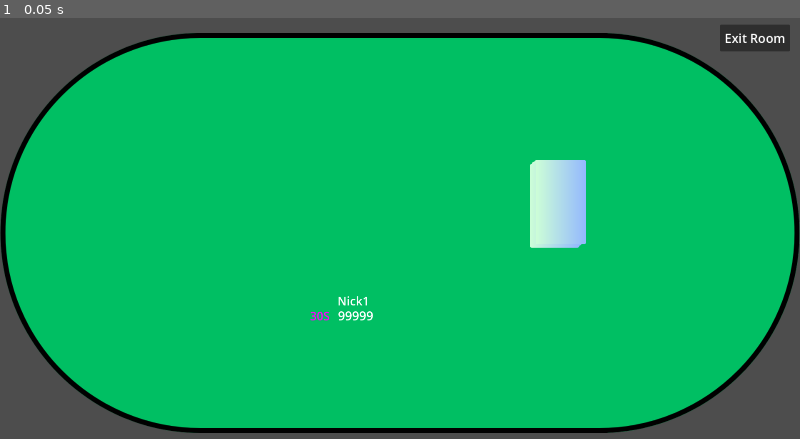
Above: before the commit, frame 1.
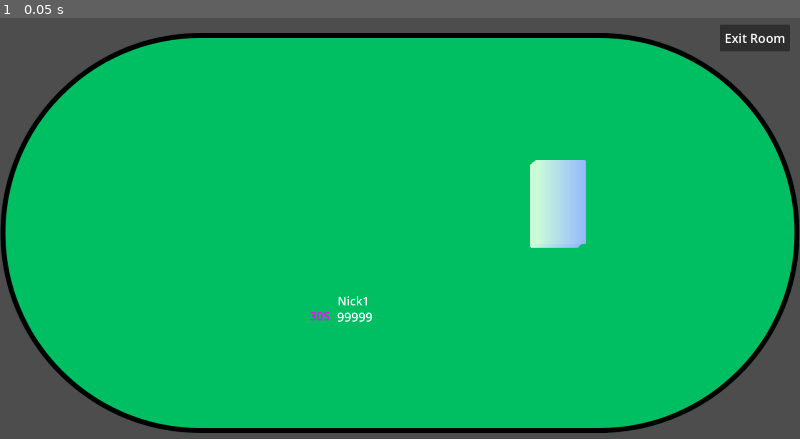
Above: after the commit, the same moment.

Repository: jo-jordan/Holdem
Game: Godot game, scene res://nodes/Room.tscn
Two runs of this game, one before a commit and one after it. Both use one fixed random seed, a clock stepped at 60 frames per second and the inputs below. This scene is started directly instead of the project's main scene.
Inputs:
- Up to frame 1 (0.05 s): no input

The runs differ from the first frame. In frame 1, less than 0.1% of the frame differs, in the area x 42-47%, y 69-73%.

Commit message:
feat: server

Diff:
--- a/Main.gd
+++ b/Main.gd
@@ -1,8 +1,8 @@
 extends Node
 
 # The URL we will connect to
-# prod https://holdem-auth.edgeless.me/login
-# local http://192.168.3.2:8887/login
+# prod "https://holdem-auth.edgeless.me/login"
+# local "http://192.168.3.2:8887/login"
 var http_auth_url = "http://192.168.3.2:8887/login"
 
 
@@ -152,4 +152,5 @@
 func _on_login_dialog_confirmed():
 	$LoginDialog.get_ok_button().visible = false
 	$LoginDialog.visible = true
+	Global.username = $LoginDialog/UsernameText.text
 	_login()
--- a/Room.gd
+++ b/Room.gd
@@ -12,43 +12,6 @@
 		seatDest.get_node("Position").text = str(player["position"])
 
 
-func get_player_list() -> Array[Variant]:
-	return [
-		Player.new(1, "test1", 1, true), \
-		Player.new(2, "test2", 2), \
-		Player.new(3, "test3", 3), \
-		Player.new(4, "test4", 4), \
-		Player.new(5, "test5", 5), \
-		Player.new(6, "test6", 6), \
-	];
-
-
-func deal_flop():
-	var deck = DeckUtils.new()
-	var cardsToDealNode: CardsToDeal = get_node("CardsToDeal")
-	var cardsOnDeck = get_node("CardsOnDeck")
-	var delay = 7.0
-	for times in range(0, 3):
-		var cardIndex = deck.deal()
-		cardsToDealNode.deal_flop_card(cardIndex, cardsOnDeck, delay)
-		delay += 0.5
-
-func deal_turn():
-	var deck = DeckUtils.new()
-	var cardsToDealNode: CardsToDeal = get_node("CardsToDeal")
-	var cardsOnDeck = get_node("CardsOnDeck")
-	var delay = 9.0
-	var cardIndex = deck.deal()
-	cardsToDealNode.deal_turn_card(cardIndex, cardsOnDeck, delay)
-
-func deal_river():
-	var deck = DeckUtils.new()
-	var cardsToDealNode: CardsToDeal = get_node("CardsToDeal")
-	var cardsOnDeck = get_node("CardsOnDeck")
-	var delay = 10.0
-	var cardIndex = deck.deal()
-	cardsToDealNode.deal_river_card(cardIndex, cardsOnDeck, delay)
-
 func _update_room_info(roomInfo):
 	Global.playerList = roomInfo["playerInfoList"]
 	Global.roomName = roomInfo["roomName"]
@@ -64,9 +27,20 @@
 func _on_game_ready(data):
 	print("_on_game_ready: ", data)
 
-func _on_game_start(_data):
+func _on_game_start(data):
 	$Popup.visible = true
 	$Popup/Label.text = "GAME START!"
+	print("_on_game_start: ", data)
+	var seatList: Array[Node] = get_node("Seats").get_children()
+	for seat in seatList:
+		for card in seat.get_node("CardList").get_children():
+			seat.get_node("CardList").remove_child(card)
+
+	var cardsOnDeck = get_node("CardsOnDeck")
+	var deckCardList: BoxContainer = cardsOnDeck.get_node("CardList")
+	for card in deckCardList.get_children():
+		deckCardList.remove_child(card)
+
 
 func _on_game_update_bet(data):
 	print("_on_game_update_bet: ", data)
@@ -95,7 +69,6 @@
 
 func _on_game_deal_player_cards(data):
 	var cardsToDealNode: CardsToDeal = get_node("CardsToDeal")
-	var playerList: Array[Variant] = get_player_list()
 	var seatList: Array[Node] = get_node("Seats").get_children()
 
 	var delay = 0.0
@@ -140,7 +113,9 @@
 	_deal_to_table(cards)
 
 func _on_game_result(data):
+	$Leaderboard.visible = true
 	print("_on_game_result: ", data)
+	$Leaderboard/Label.text = str("winner: ", data["winner"]["username"], ", win chips: ", data["winner"]["winChips"])
 
 func auto_ready():
 	var dict = {
@@ -164,11 +139,6 @@
 
 	auto_ready()
 
-#	deal_cards_to_players()
-#
-#	deal_flop()
-#	deal_turn()
-#	deal_river()
 
 
 func _on_exit_button_pressed():
--- a/nodes/Room.tscn
+++ b/nodes/Room.tscn
@@ -10,6 +10,12 @@
 subpixel_positioning = 0
 
 [sub_resource type="SystemFont" id="SystemFont_sxfs2"]
+
+[sub_resource type="SystemFont" id="SystemFont_4k625"]
+
+[sub_resource type="Theme" id="Theme_57vci"]
+default_font = SubResource("SystemFont_4k625")
+default_font_size = 36
 
 [node name="Room" type="Node"]
 script = ExtResource("1_cq6xx")
@@ -37,10 +43,10 @@
 
 [node name="CardList" type="HBoxContainer" parent="Seats/Seat1"]
 layout_direction = 2
-offset_left = 8.00006
-offset_top = 40.0001
-offset_right = 338.0
-offset_bottom = 292.0
+offset_left = -12.0
+offset_top = 51.0
+offset_right = 318.0
+offset_bottom = 303.0
 scale = Vector2(0.8, 0.8)
 
 [node name="Counter" type="Label" parent="Seats/Seat1"]
@@ -53,10 +59,9 @@
 text = "30S"
 
 [node name="Points" type="Label" parent="Seats/Seat1"]
-offset_left = 107.0
-offset_top = -3.0
-offset_right = 243.0
-offset_bottom = 56.0
+offset_left = 105.0
+offset_right = 241.0
+offset_bottom = 45.0
 theme_override_font_sizes/font_size = 30
 text = "99999"
 
@@ -130,22 +135,28 @@
 scale = Vector2(0.8, 0.8)
 
 [node name="Counter" type="Label" parent="Seats/Seat2"]
-offset_right = 40.0
-offset_bottom = 23.0
+offset_left = -92.0
+offset_top = -33.0
+offset_right = -52.0
+offset_bottom = -10.0
 
 [node name="Points" type="Label" parent="Seats/Seat2"]
-offset_right = 40.0
-offset_bottom = 23.0
+offset_left = 159.0
+offset_top = -30.0
+offset_right = 199.0
+offset_bottom = -7.0
 
 [node name="Nickname" type="Label" parent="Seats/Seat2"]
-offset_right = 40.0
-offset_bottom = 23.0
+offset_left = 9.0
+offset_top = -53.0
+offset_right = 49.0
+offset_bottom = -30.0
 
 [node name="Position" type="Label" parent="Seats/Seat2"]
-offset_left = 34.0
-offset_top = -34.0
-offset_right = 103.0
-offset_bottom = -5.0
+offset_left = 90.0
+offset_top = -52.0
+offset_right = 159.0
+offset_bottom = -23.0
 
 [node name="Seat3" type="Node2D" parent="Seats"]
 position = Vector2(176, 224)
@@ -155,10 +166,10 @@
 anchors_preset = 15
 anchor_right = 1.0
 anchor_bottom = 1.0
-offset_left = -7.99994
-offset_top = 6.10352e-05
-offset_right = 322.0
-offset_bottom = 252.0
+offset_left = -3.0
+offset_top = 45.0
+offset_right = 327.0
+offset_bottom = 297.0
 grow_horizontal = 2
 grow_vertical = 2
 scale = Vector2(0.8, 0.8)
@@ -168,18 +179,22 @@
 offset_bottom = 23.0
 
 [node name="Points" type="Label" parent="Seats/Seat3"]
-offset_right = 40.0
-offset_bottom = 23.0
+offset_left = 90.0
+offset_top = -26.0
+offset_right = 130.0
+offset_bottom = -3.0
 
 [node name="Nickname" type="Label" parent="Seats/Seat3"]
-offset_right = 40.0
-offset_bottom = 23.0
+offset_left = 40.0
+offset_top = -53.0
+offset_right = 80.0
+offset_bottom = -30.0
 
 [node name="Position" type="Label" parent="Seats/Seat3"]
-offset_left = 34.0
-offset_top = -34.0
-offset_right = 103.0
-offset_bottom = -5.0
+offset_left = 99.0
+offset_top = -57.0
+offset_right = 168.0
+offset_bottom = -28.0
 
 [node name="Seat4" type="Node2D" parent="Seats"]
 position = Vector2(832, 96)
@@ -189,10 +204,9 @@
 anchors_preset = 15
 anchor_right = 1.0
 anchor_bottom = 1.0
-offset_left = -7.99994
-offset_top = 6.10352e-05
-offset_right = 322.0
-offset_bottom = 252.0
+offset_top = 52.0
+offset_right = 330.0
+offset_bottom = 304.0
 grow_horizontal = 2
 grow_vertical = 2
 scale = Vector2(0.8, 0.8)
@@ -314,6 +328,17 @@
 [node name="Label" type="Label" parent="Popup"]
 offset_right = 40.0
 offset_bottom = 23.0
+
+[node name="Leaderboard" type="AcceptDialog" parent="."]
+position = Vector2i(512, 300)
+size = Vector2i(900, 500)
+
+[node name="Label" type="Label" parent="Leaderboard"]
+offset_left = 8.0
+offset_top = 8.0
+offset_right = 892.0
+offset_bottom = 451.0
+theme = SubResource("Theme_57vci")
 
 [connection signal="pressed" from="Button" to="." method="_on_exit_button_pressed"]
 [connection signal="pressed" from="Seats/Seat1/OptionContainer/CheckButton" to="." method="_on_check_button_pressed"]
--- a/project.godot
+++ b/project.godot
@@ -13,6 +13,7 @@
 config/name="Holdem"
 run/main_scene="res://main.tscn"
 config/features=PackedStringArray("4.0", "GL Compatibility")
+run/max_fps=60
 config/icon="res://icon.svg"
 
 [autoload]
@@ -25,6 +26,7 @@
 window/size/viewport_width=1920
 window/size/viewport_height=1080
 window/stretch/mode="viewport"
+window/vsync/vsync_mode=0
 
 [rendering]
 
--- a/scripts/NetworkHub.gd
+++ b/scripts/NetworkHub.gd
@@ -4,9 +4,9 @@
 
 var connectSignalEmitted = false
 var isConnected = false
-# prod wss://holdem-game.edgeless.me
-# local ws://192.168.3.2:8888
-var websocket_game_url = "ws://192.168.3.2:8888"
+# prod "wss://holdem-game.edgeless.me"
+# local "ws://192.168.3.2:8888"
+@export var websocket_game_url = "ws://192.168.3.2:8888"
 
 # Our WebSocketClient instance
 var scoket_game = WebSocketPeer.new()
Not shown: 1 places in nodes/Room.tscn that only renumber resources
